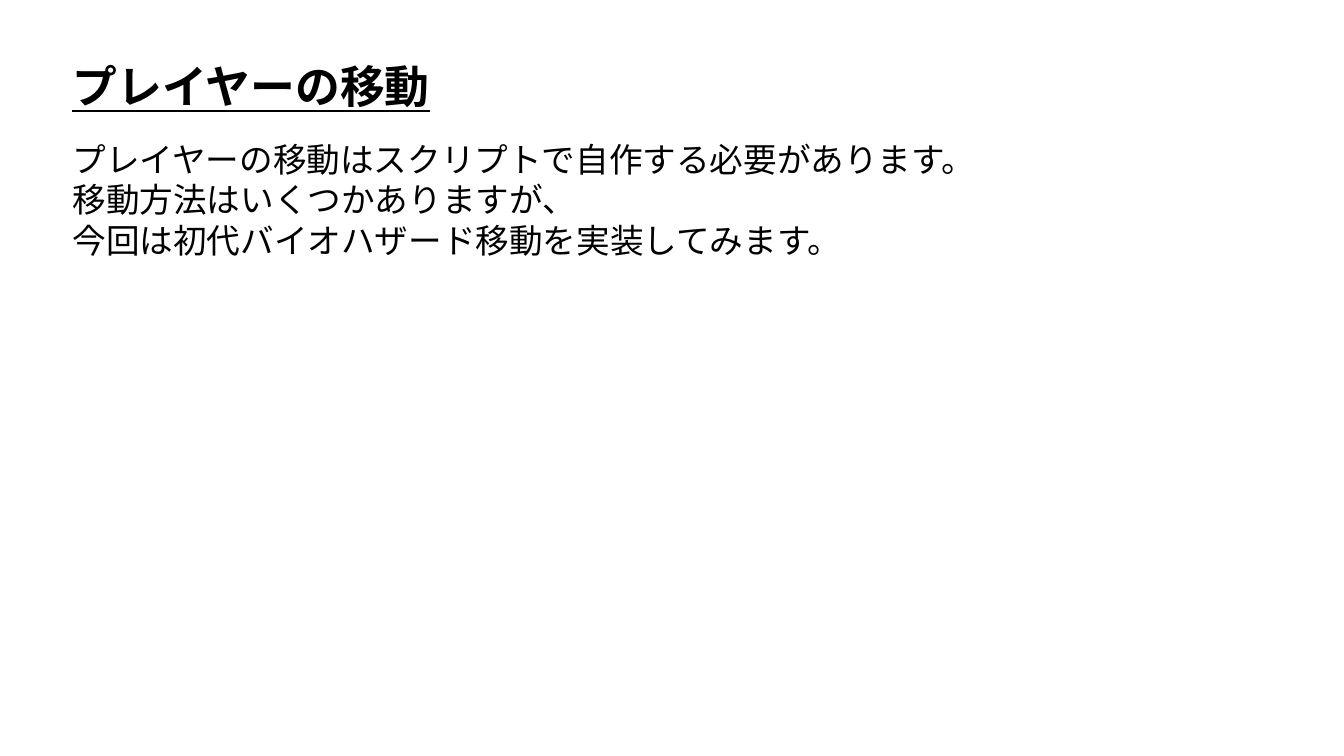
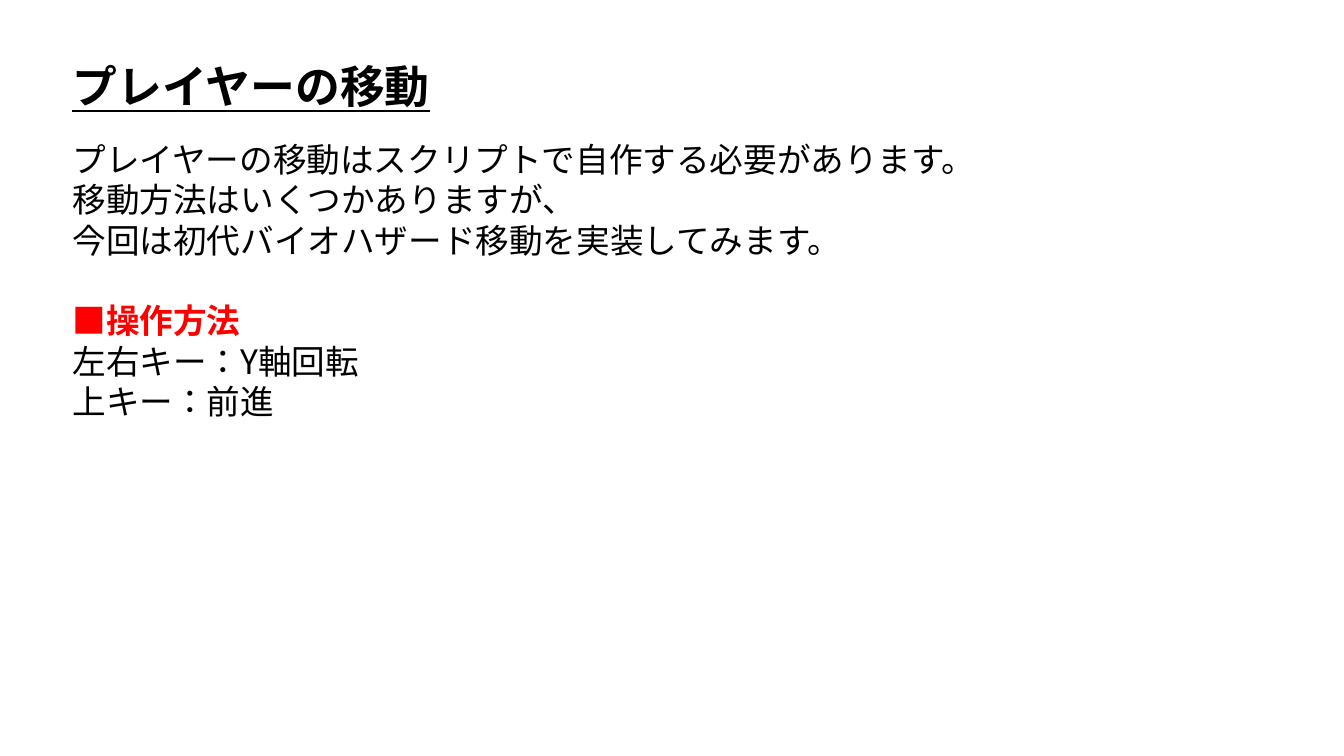
Before and after one commit to ArakiYusuke-Ohara/Textbook, a slide deck: slide 1 of ゲーム科1年/00_前期/ゲームエンジンⅠ/06_プレイヤーの移動.pptx. Drawn at 1344x756 pixels with LibreOffice and Linux fonts; fonts in the diff are those of the drawing. Boxes give left, top, right and bottom in pixels: in the first picture for what was removed or moved away, otherwise in the second. Text is boxed around its words. In the diff, an @@ line names an element or a change of style, - is before the commit and + after.

```diff
--- a/ゲーム科1年/00_前期/ゲームエンジンⅠ/06_プレイヤーの移動.pptx
+++ b/ゲーム科1年/00_前期/ゲームエンジンⅠ/06_プレイヤーの移動.pptx
@@ text at [72,304,359,417]: paragraphs added @@
+■操作方法
+左右キー：Y軸回転
+上キー：前進
```
Also in this commit, not shown: 4 other slides changed, 8 other files.
